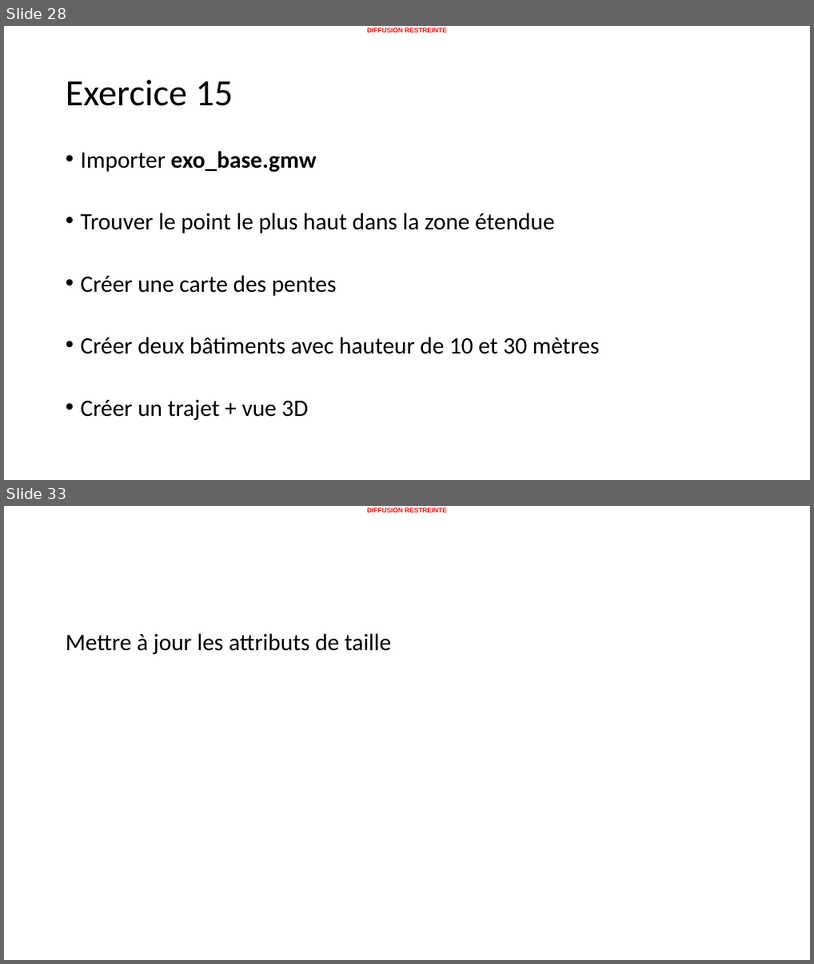
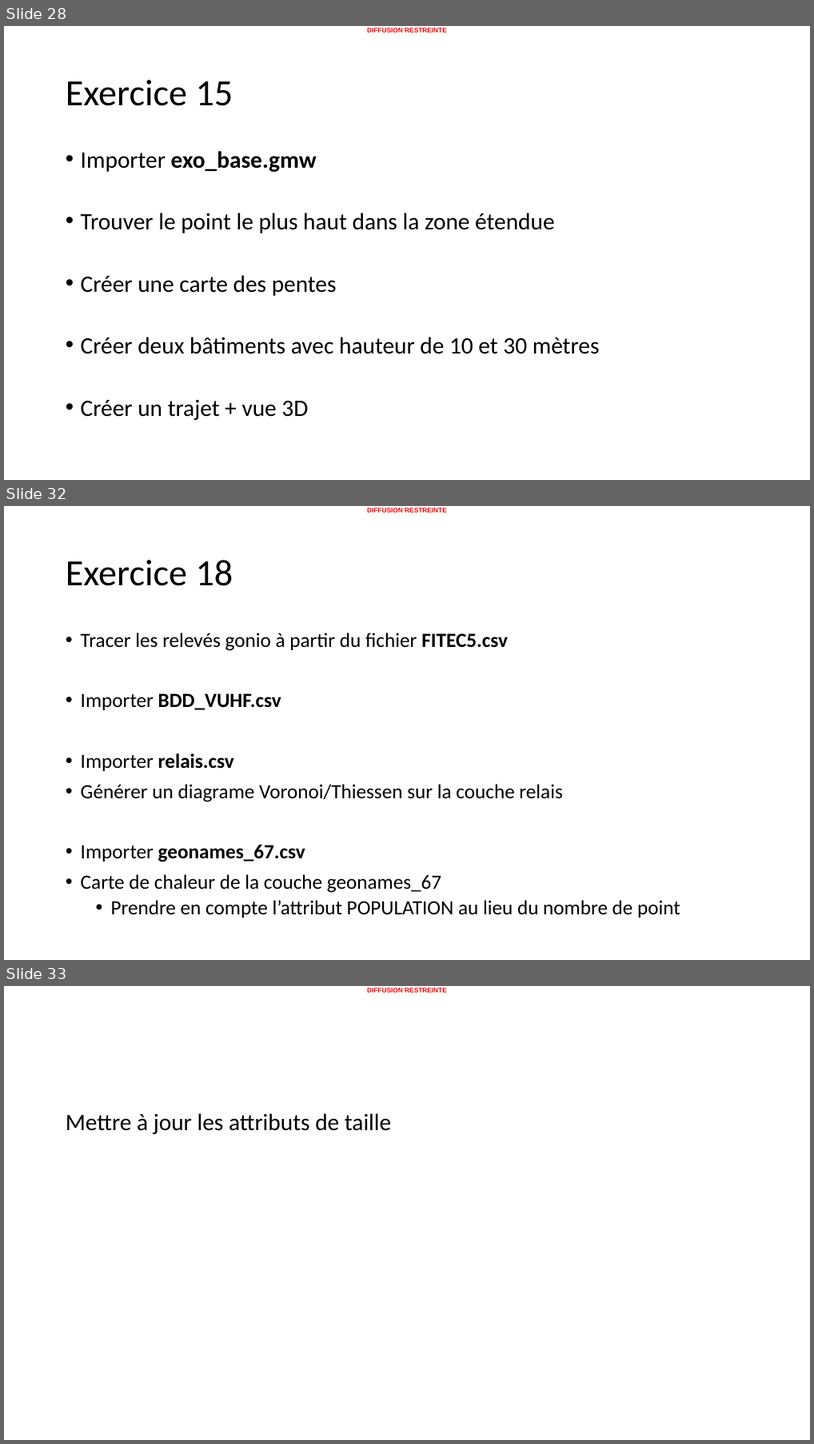
Before and after one commit to 20100dbg/OutilsGeo, a slide deck: cours/GM - Travaux pratiques - drill.pptx. Shown one above the other, each under a label of ours: slides 28 and 33 before the commit, slides 28, 32 and 33 after it; the slides between them are not shown. The pictures are 814x964 and 814x1444 pixels, drawn with LibreOffice and Linux fonts; fonts in the diff are those of the drawing; background and template pictures are left out. Boxes give left, top, right and bottom in pixels: in the first picture for what was removed or moved away, otherwise in the second. Text is boxed around its words. In the diff, an @@ line names an element or a change of style, - is before the commit and + after.

```diff
--- a/cours/GM - Travaux pratiques - drill.pptx
+++ b/cours/GM - Travaux pratiques - drill.pptx
@@ slide 32 added at <box>4,506,810,960</box>, background #FFFFFF; not listed: 1 template element that a slide beside it also shows @@
@@ title added at <box>66,560,234,586</box>, 44 pt, text #000000 @@
+Exercice 18
@@ text added at <box>81,632,681,917</box>, 24 pt, text #000000 @@
+  • Tracer les relevés gonio à partir du fichier FITEC5.csv
+• Importer BDD_VUHF.csv
+• Importer relais.csv
+• Générer un diagrame Voronoi/Thiessen sur la couche relais
+• Importer geonames_67.csv
+• Carte de chaleur de la couche geonames_67
+  • Prendre en compte l’attribut POPULATION au lieu du nombre de point
```
Also in this commit, not shown: 4 slides changed, 1 other slide added, 2 slides removed, 13 other files.
